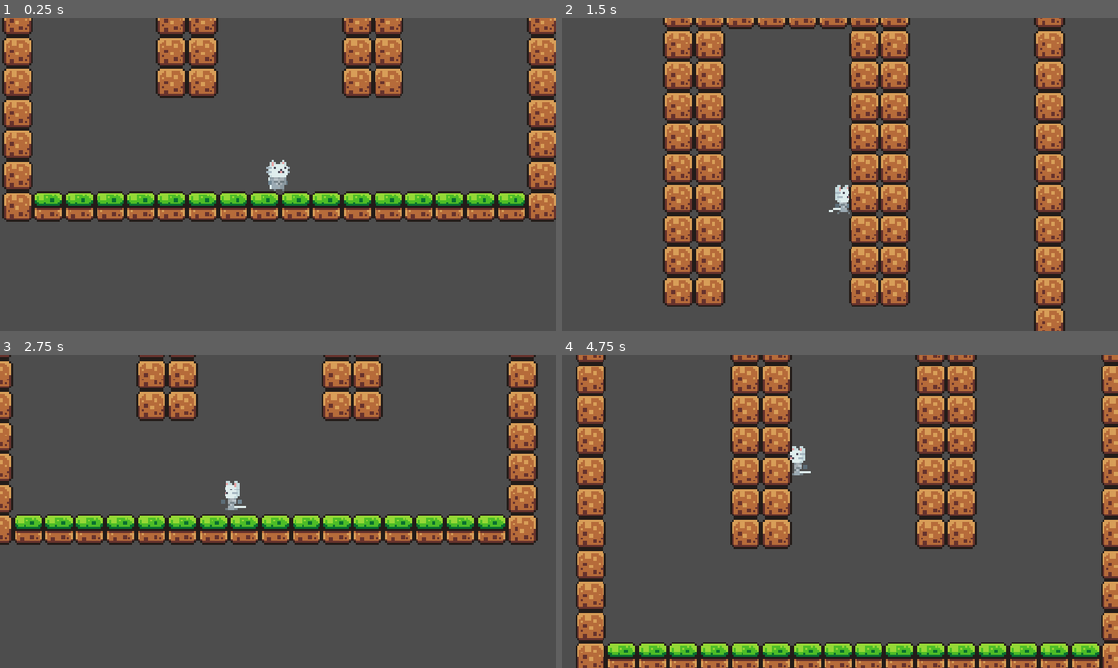
Above: before the commit, frames 1-4 (two rows, left to right).
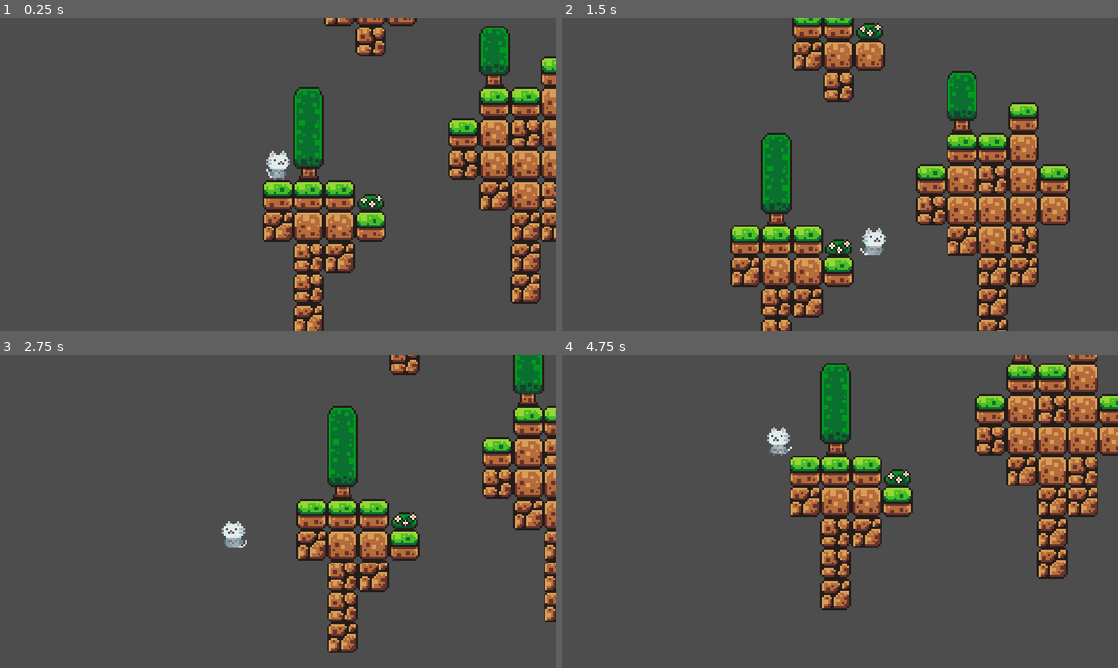
Above: after the commit, the same moments.

Repository: jakobjakobb/DDU-GODOT
Game: Godot game, scene res://scenes/game.tscn
Same seed, same stepped clock (60 frames per second), same inputs: the game is played once before the commit and once after it.
Inputs:
- Up to frame 1 (0.25 s): no input
- Up to frame 2 (1.5 s): hold D (right) from 0.53 s (still down); tap Space (jump) at 0.6, 0.77, 1.07, 1.35 s
- Up to frame 3 (2.75 s): tap Space (jump) at 1.52, 1.82, 2.1 s; release D (right) at 2.03 s; hold A (left) from 2.03 s (still down)
- Up to frame 4 (4.75 s): release A (left) at 2.78 s; hold D (right) 2.78-4.28 s; tap Space (jump) at 2.85, 3.02, 3.32, 3.6, 3.77, 4.07, 4.35, 4.52 s; hold A (left) from 4.28 s (still down)

The runs differ from the first frame. In frame 1, 32% of the frame differs, in the area x 0-100%, y 0-100%; in frame 2, 44%; in frame 3, 25%; in frame 4, 45%, in the area x 2-100%, y 0-100%.

Commit message:
animations & launch off wall

Diff:
--- a/scenes/game.tscn
+++ b/scenes/game.tscn
@@ -173,7 +173,7 @@
 position = Vector2(-184, -52)
 
 [node name="Player" parent="." unique_id=1030030293 instance=ExtResource("1_uwrxv")]
-position = Vector2(-1, 0)
+position = Vector2(504, -87)
 
 [node name="Camera2D" type="Camera2D" parent="Player" unique_id=1341253292]
 zoom = Vector2(4, 4)
--- a/scenes/player.tscn
+++ b/scenes/player.tscn
@@ -367,7 +367,7 @@
 }]
 
 [sub_resource type="CapsuleShape2D" id="CapsuleShape2D_d0u6y"]
-radius = 4.0
+radius = 5.0
 height = 14.0
 
 [node name="Player" type="CharacterBody2D" unique_id=1030030293]
@@ -376,9 +376,9 @@
 [node name="AnimatedSprite2D" type="AnimatedSprite2D" parent="." unique_id=1052826947]
 position = Vector2(0, -8)
 sprite_frames = SubResource("SpriteFrames_g4v7s")
-animation = &"climb"
+animation = &"jump"
 autoplay = "idle"
-frame_progress = 0.8220715
+frame_progress = 0.82159364
 
 [node name="CollisionShape2D" type="CollisionShape2D" parent="." unique_id=2103224810]
 position = Vector2(0, -7)
--- a/scripts/player.gd
+++ b/scripts/player.gd
@@ -1,8 +1,10 @@
 extends CharacterBody2D
 
-@onready var animation = $AnimatedSprite2D
+@onready var animated_sprite = $AnimatedSprite2D
+
 const SPEED = 130.0
 const JUMP_VELOCITY = -400.0
+const LAUNCH_VELOCITY = 750.0
 const WALL_SLOWDOWN = 0.8
 
 var stick_to_wall = true
@@ -15,7 +17,6 @@
 
 	if is_on_wall() and stick_to_wall:
 		velocity *= WALL_SLOWDOWN
-	# Handle jump.
 
 	if Input.is_action_just_pressed("jump"):
 		if is_on_floor():
@@ -23,24 +24,57 @@
 			stick_to_wall = true
 
 		if is_on_wall() and stick_to_wall:
+			var launch_direction = _get_wall_direction() * -1
+			velocity.x += LAUNCH_VELOCITY * launch_direction
 			velocity.y = JUMP_VELOCITY
 			stick_to_wall = false
 
 	var direction := Input.get_axis("left", "right")
 	if direction:
 		velocity.x = direction * SPEED
-		animation.animation = "walk"
 	else:
 		velocity.x = move_toward(velocity.x, 0, SPEED)
-		animation.animation = "idle"
 
 
-	if Input.is_action_pressed("left"):
-		animation.flip_h = true
-	if Input.is_action_pressed("right"):
-		animation.flip_h = false
 	move_and_slide()
+	_state_process()
 
+func _state_process() -> void:
+	var state
+	var wall_direction = _get_wall_direction()
+	var input_direction = Input.get_axis("left", "right")
+	var direction = wall_direction if wall_direction else input_direction
+	if Input.is_action_just_pressed("jump"):
+		state = "jumping"
+	elif is_on_wall():
+		state = "climbing"
+	elif not is_on_floor():
+		state = "falling"
+	elif direction:
+		state = "walking"
+	else:
+		state = "idling"
+	_sprite_change(state, direction)
+
+
+func _sprite_change(state, direction) -> void:
+	if direction: animated_sprite.flip_h = true if direction < 0 else false
+	match state:
+		"idling": animated_sprite.animation = "idle"
+		"climbing": animated_sprite.animation = "climb"
+		"falling": animated_sprite.animation = "jump"
+		"jumping": animated_sprite.animation = "jump"
+		"walking": animated_sprite.animation = "walk"
+
+func _get_wall_direction() -> int:
+	if not is_on_wall(): return 0
+	for i in range(get_slide_collision_count()):
+		var collision = get_slide_collision(i)
+		if collision.get_normal().x > 0:
+			return -1
+		elif collision.get_normal().x < 0:
+			return 1
+	return 0
 
 func _on_area_2d_body_entered(body: Node2D) -> void:
 	position = Vector2(512, -80)
